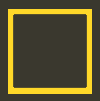
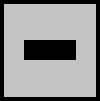
Two versions of the same layered image (100 × 101). Layer-by-layer changes:
painted on "default_button.png" over left=0, top=0, right=100, bottom=101
